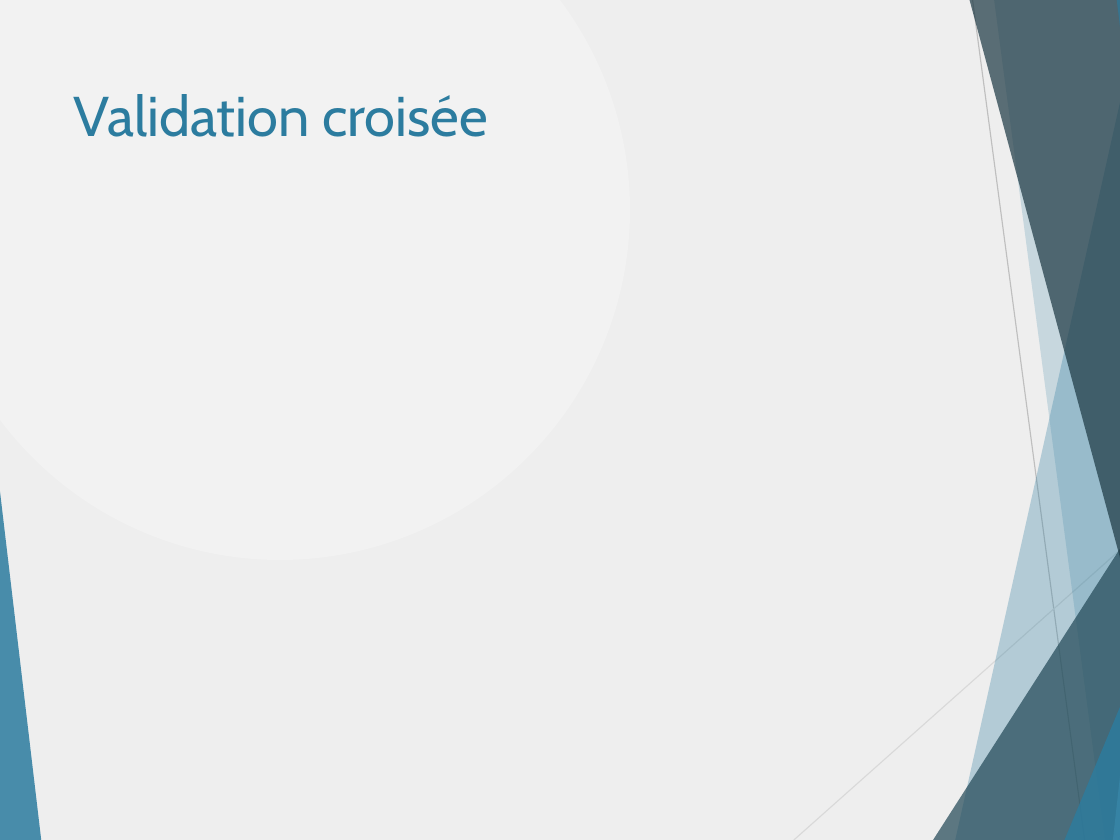
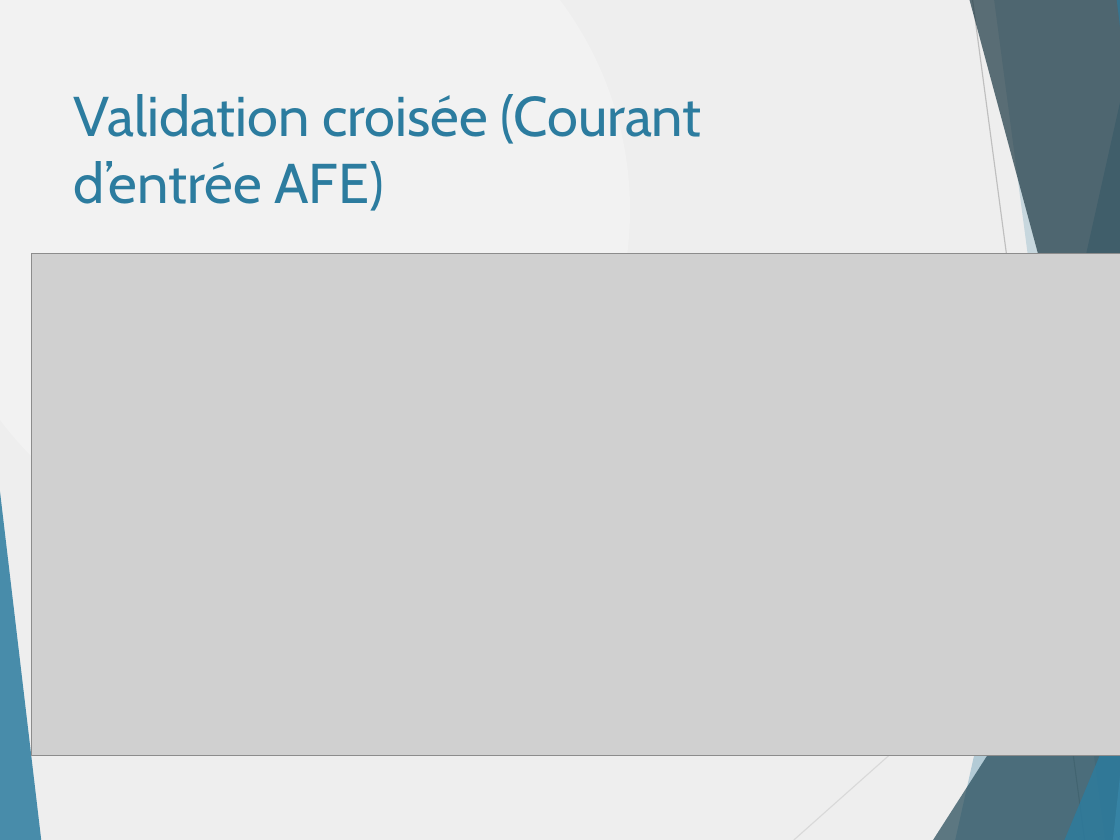
Before and after one commit to danthib76/DesignIV, a slide deck: slide 14 of Remise/Remise 4/RAF.pptx. Drawn at 1120x840 pixels with LibreOffice and Linux fonts; fonts in the diff are those of the drawing; grey boxes stand for pictures. Boxes give left, top, right and bottom in pixels: in the first picture for what was removed or moved away, otherwise in the second. Text is boxed around its words. In the diff, an @@ line names an element or a change of style, - is before the commit and + after.

Commit message:
RAF

```diff
--- a/Remise/Remise 4/RAF.pptx
+++ b/Remise/Remise 4/RAF.pptx
@@ title at (73, 94, 701, 211): text changed @@
-Validation croisée
+Validation croisée (Courant d’entrée AFE)
@@ picture added at (31, 253, 1120, 755) @@
```
Also in this commit, not shown: 2 other slides changed, 5 slides added.
